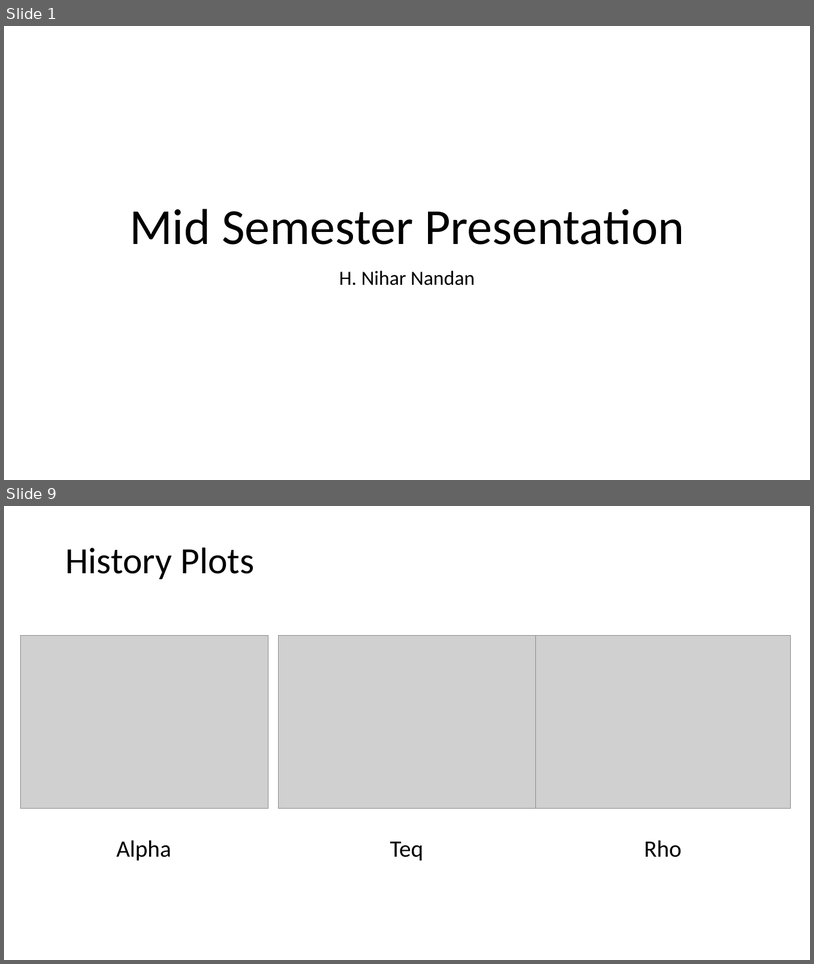
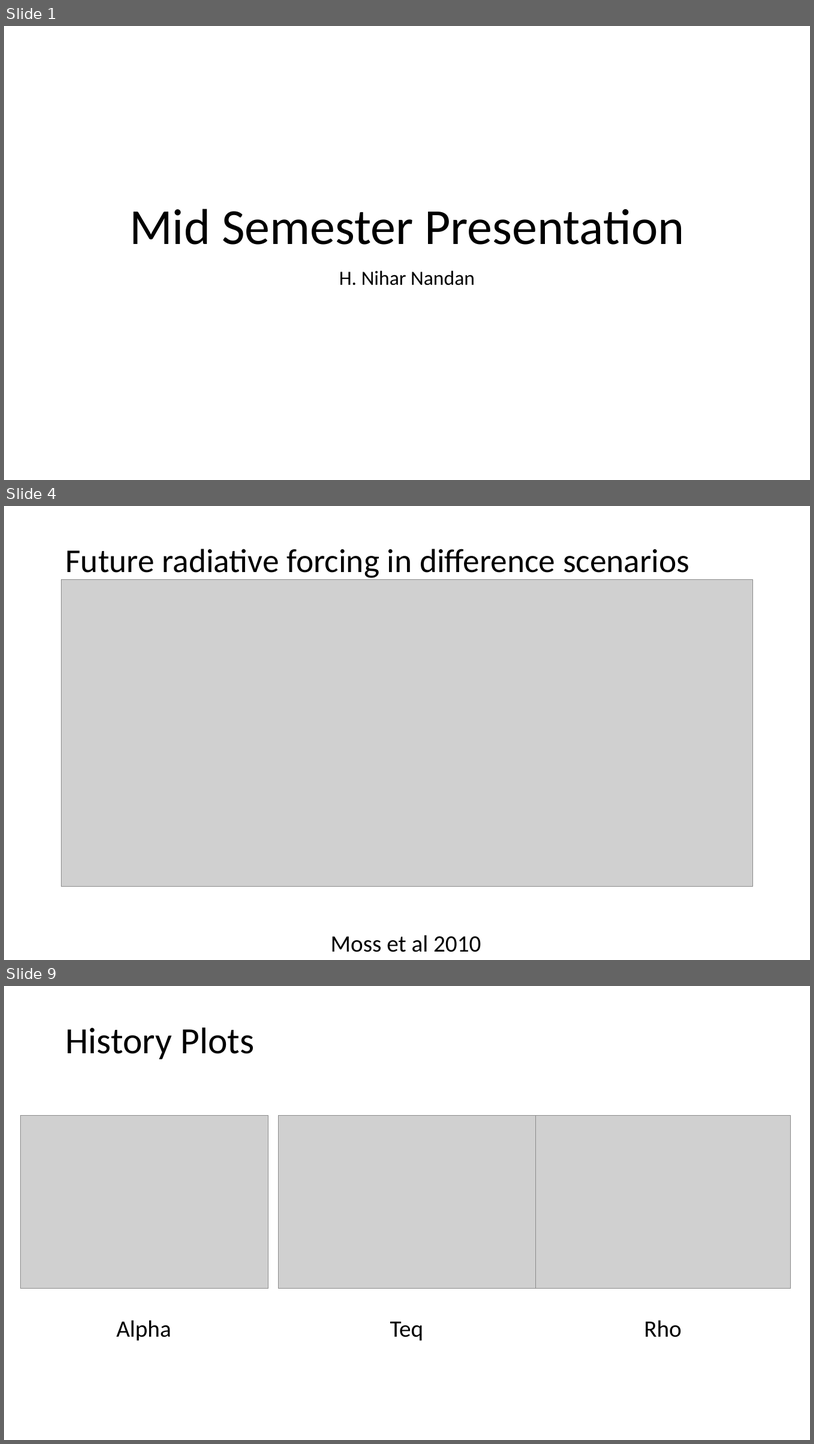
Before and after one commit to niharnandan/thesis, a slide deck: Mid Semester Presentation.pptx. Shown one above the other, each under a label of ours: slides 1 and 9 before the commit, slides 1, 4 and 9 after it; the slides between them are not shown. The pictures are 814x964 and 814x1444 pixels, drawn with LibreOffice and Linux fonts; fonts in the diff are those of the drawing; grey boxes stand for pictures. Boxes give left, top, right and bottom in pixels: in the first picture for what was removed or moved away, otherwise in the second. Text is boxed around its words. In the diff, an @@ line names an element or a change of style, - is before the commit and + after.

```diff
--- a/Mid Semester Presentation.pptx
+++ b/Mid Semester Presentation.pptx
@@ slide 4 added at (x1=4, y1=506, x2=810, y2=960), background #FFFFFF @@
@@ title added at (x1=65, y1=549, x2=690, y2=580), 39.6 pt, text #000000 @@
+Future radiative forcing in difference scenarios
@@ picture added at (x1=61, y1=580, x2=753, y2=886) @@
@@ text added at (x1=331, y1=934, x2=481, y2=952), 28 pt, text #000000 @@
+Moss et al 2010
```
Also in this commit, not shown: 8 slides changed, 2 other slides added, 2 slides removed.
